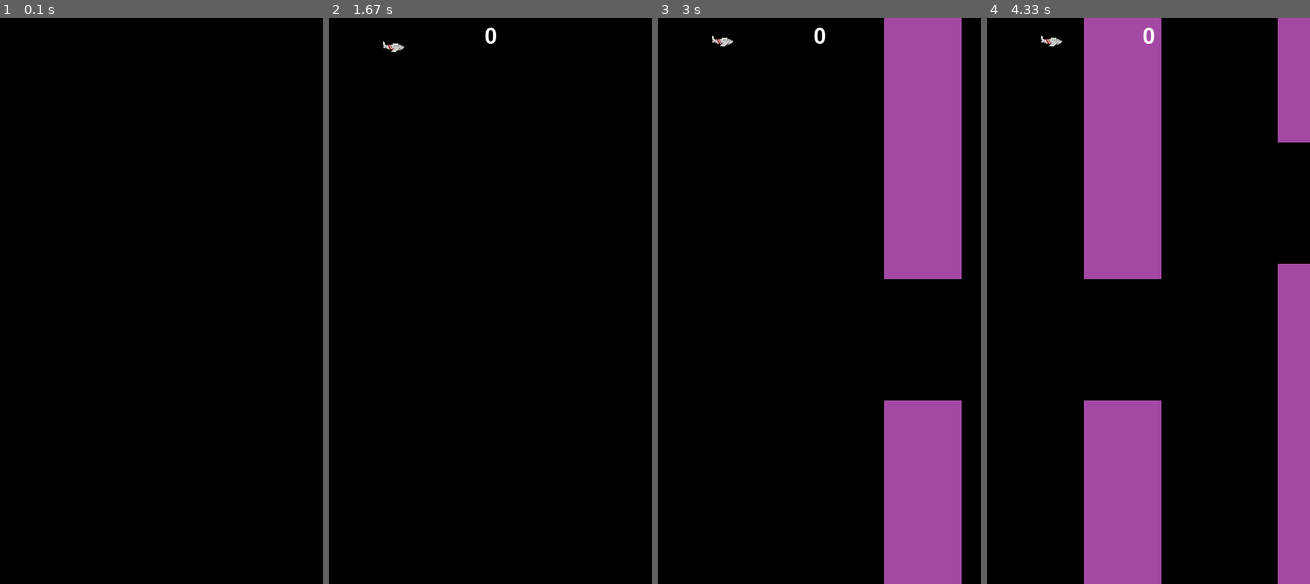
Above: before the commit, frames 1-4 (left to right).
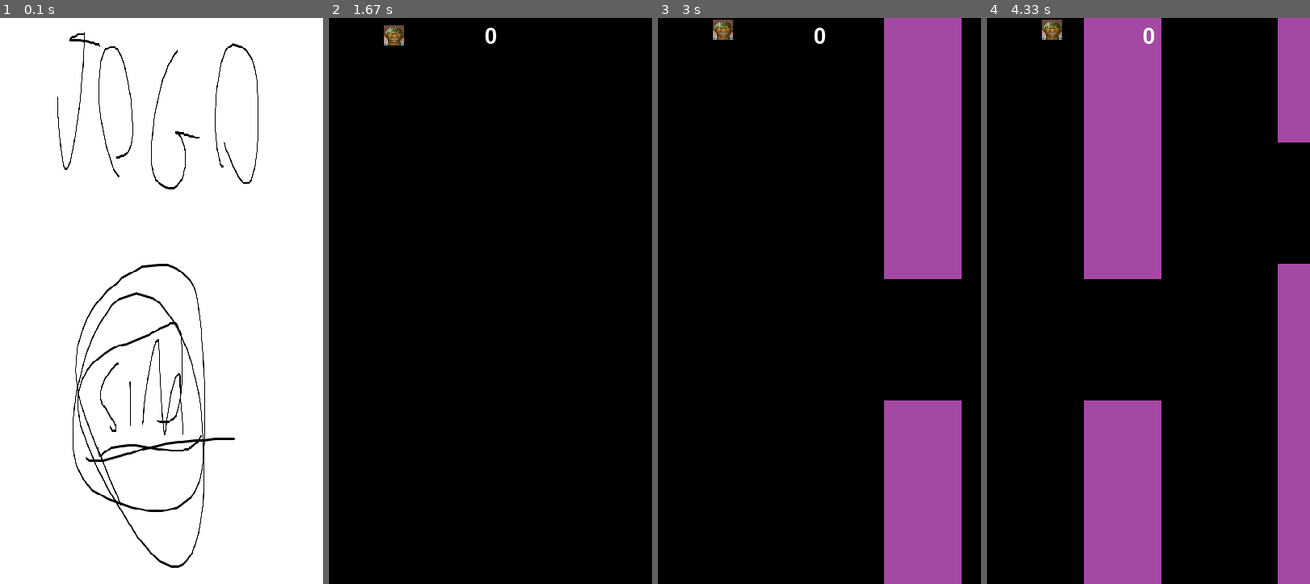
Above: after the commit, the same moments.

Repository: thomaskmk/PyGame
Game: pygame game, started from jogo.py
Two runs of this game, one before a commit and one after it. Both use one fixed random seed, a clock stepped at 60 frames per second and the inputs below.
Inputs:
- Up to frame 1 (0.1 s): no input
- Up to frame 2 (1.67 s): tap Space at 0.33, 0.67, 1.07, 1.37, 1.57 s
- Up to frame 3 (3 s): tap Space at 1.9, 2.2, 2.4, 2.7, 2.97 s
- Up to frame 4 (4.33 s): tap Space at 3.3, 3.6, 3.73, 4.1, 4.23 s

The runs differ from the first frame. In frame 1, 98% of the frame differs, in the area x 0-100%, y 0-100%; in frame 2, 0.3%; in frame 3, 0.3%; in frame 4, 0.3%.

Commit message:
tela inicial e game over fix

Diff:
--- a/assets.py
+++ b/assets.py
@@ -11,6 +11,6 @@
 assets["Base"] = "assets/base.png"
 assets['bg2'] = 'assets/imagem/capa.png'
 assets['bg1'] = 'assets/imagem/final.jpg'
-assets["aviao"] = "assets/imagem/aviao.png"
+assets["aviao"] = "assets/imagem/teste.jpg"
 assets["obstaculo"] = "assets/imagem/obstaculo.png"
 assets['font'] = pygame.font.Font(None, 40)
--- a/sprites.py
+++ b/sprites.py
@@ -9,7 +9,7 @@
         pygame.sprite.Sprite.__init__(self)
 
         self.image = pygame.image.load(assets['aviao']).convert_alpha()
-        self.image = pygame.transform.scale(self.image, (50,50))
+        self.image = pygame.transform.scale(self.image, (25,25))
         self.rect = self.image.get_rect()
         self.rect.centerx = LARGURA - 0.8*LARGURA
         self.rect.bottom = 10
--- a/tela_game_over.py
+++ b/tela_game_over.py
@@ -5,6 +5,7 @@
 def tela_game_over(window):
     clock = pygame.time.Clock()
     bg = pygame.image.load(assets['bg1']).convert()
+    bg = pygame.transform.scale(bg, (LARGURA, ALTURA))
     bg_rect = bg.get_rect()
 
     running = True
@@ -22,5 +23,6 @@
 
         window.fill(BLACK)
         window.blit(bg, bg_rect)
+        pygame.display.update()
 
     return state
--- a/tela_inicial.py
+++ b/tela_inicial.py
@@ -4,7 +4,9 @@
 
 def tela_inicial(window):
     clock = pygame.time.Clock()
+
     bg = pygame.image.load(assets['bg2']).convert()
+    bg = pygame.transform.scale(bg, (LARGURA, ALTURA))
     bg_rect = bg.get_rect()
     running = True
 
@@ -19,7 +21,7 @@
                 if event.key == pygame.K_SPACE:
                     state = GAME
                     running = False
-        window.fill(BLACK)
         window.blit(bg, bg_rect)
+        pygame.display.update()
 
     return state
